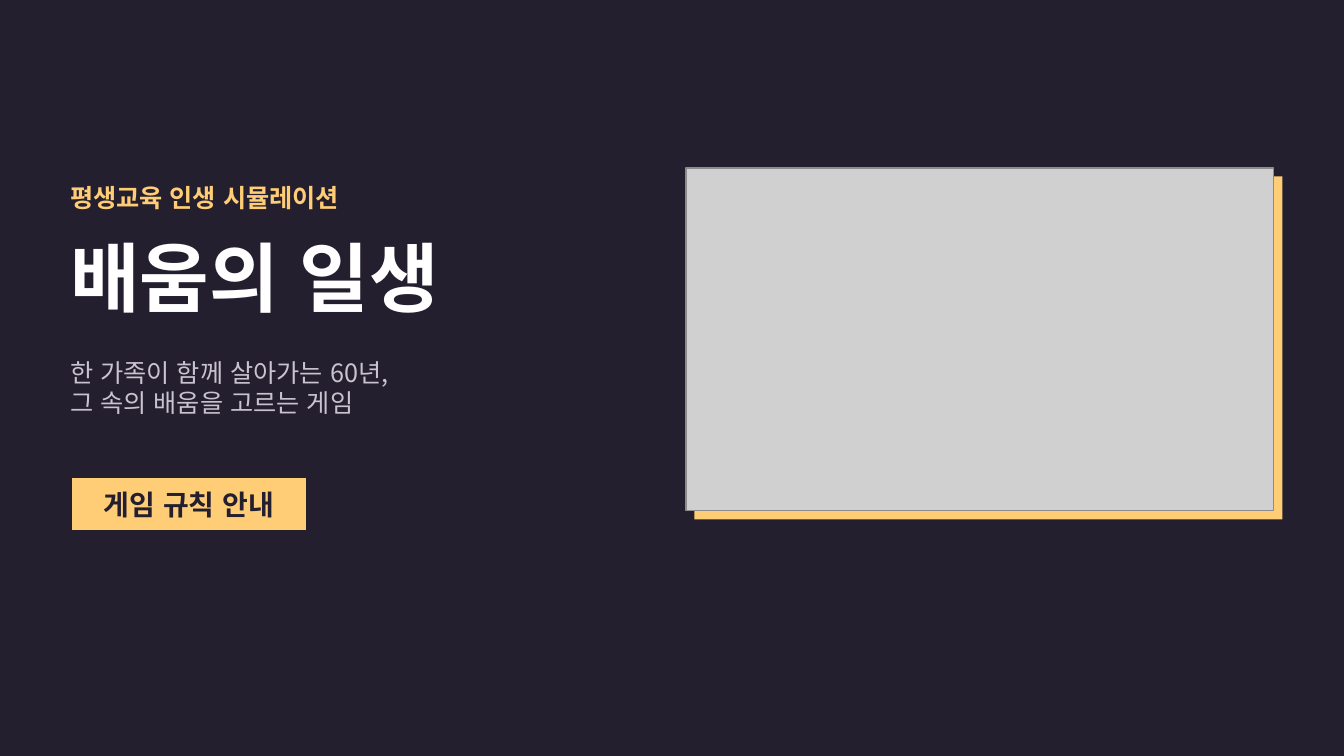
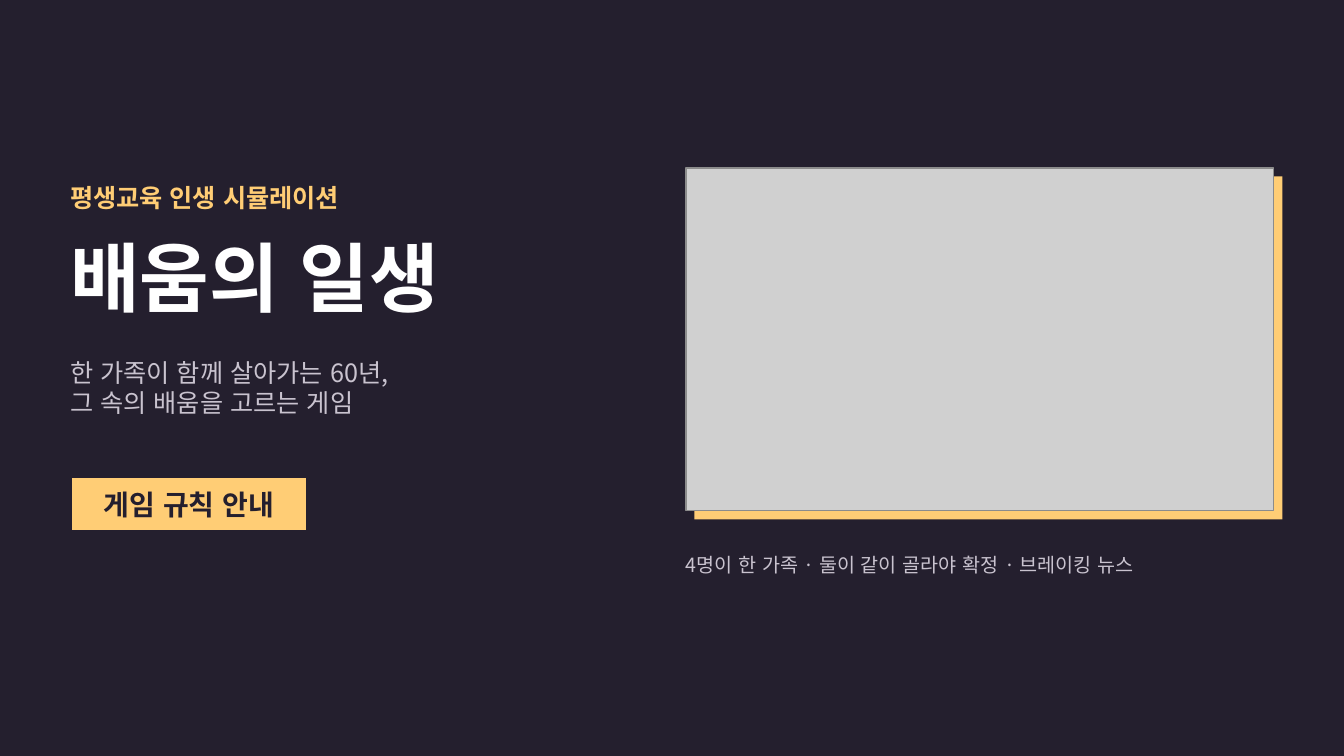
Before and after one commit to shimwooyong/lifelong_edu_game, a slide deck: slide 1 of 발표자료/배움의일생_게임규칙.pptx. Drawn at 1344x756 pixels with LibreOffice and Linux fonts; fonts in the diff are those of the drawing; grey boxes stand for pictures. Boxes give left, top, right and bottom in pixels: in the first picture for what was removed or moved away, otherwise in the second. Text is boxed around its words. In the diff, an @@ line names an element or a change of style, - is before the commit and + after.

```diff
--- a/발표자료/배움의일생_게임규칙.pptx
+++ b/발표자료/배움의일생_게임규칙.pptx
@@ text added at (x1=686, y1=555, x2=1133, y2=574), 14 pt, text #C9C3CF @@
+4명이 한 가족 · 둘이 같이 골라야 확정 · 브레이킹 뉴스
```
Also in this commit, not shown: 2 other slides changed, 3 other files.
